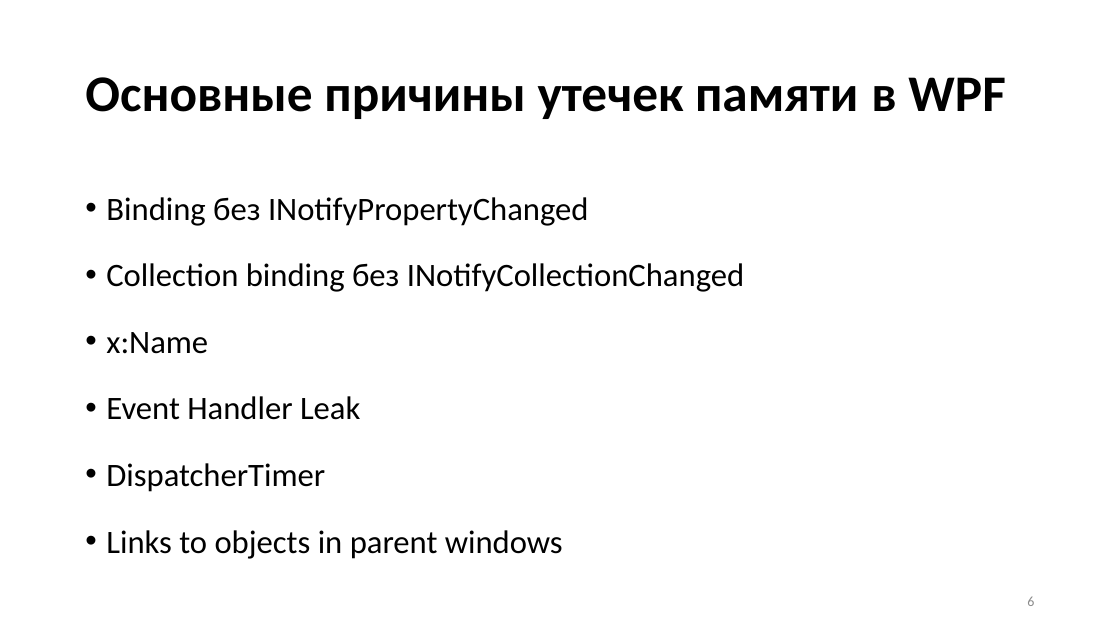
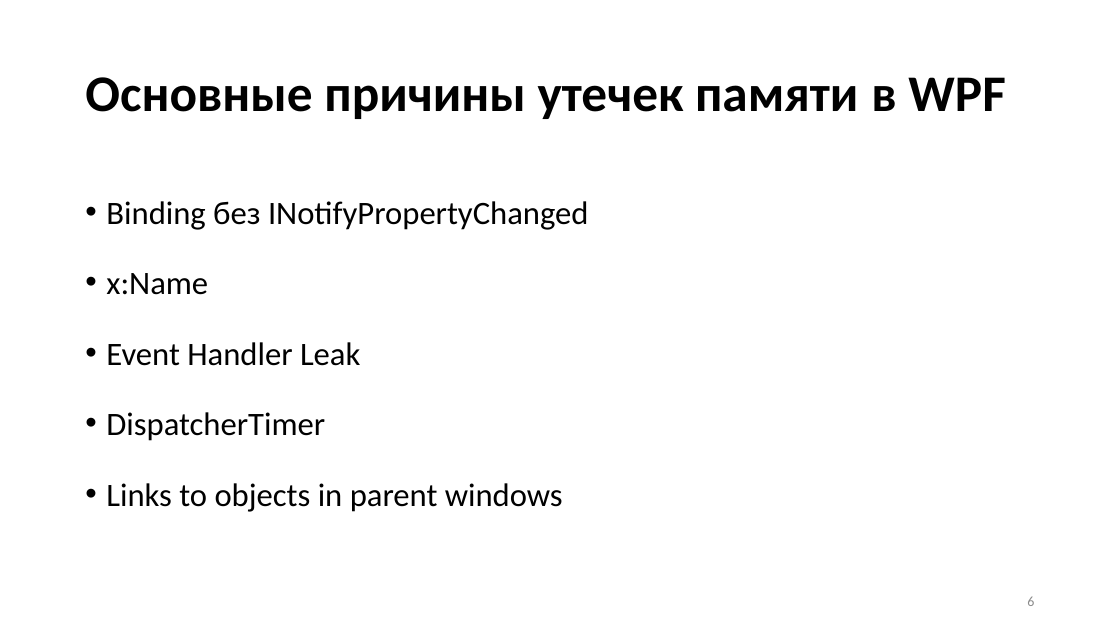
Before and after one commit to Talrandel/MemoryLeak, a slide deck: slide 6 of Утечки памяти.pptx. Drawn at 1120x630 pixels with LibreOffice and Linux fonts; fonts in the diff are those of the drawing. Boxes give left, top, right and bottom in pixels: in the first picture for what was removed or moved away, otherwise in the second. Text is boxed around its words. In the diff, an @@ line names an element or a change of style, - is before the commit and + after.

```diff
--- a/Утечки памяти.pptx
+++ b/Утечки памяти.pptx
@@ text "Binding без INotifyPropertyChanged" at (106,201,589,512): line spacing 1.4 to 1.5 @@
@@ text at (106,263,744,292): paragraph removed @@
-• Collection binding без INotifyCollectionChanged
```
Also in this commit, not shown: 6 other slides changed, 1 slide removed, 31 other files.
